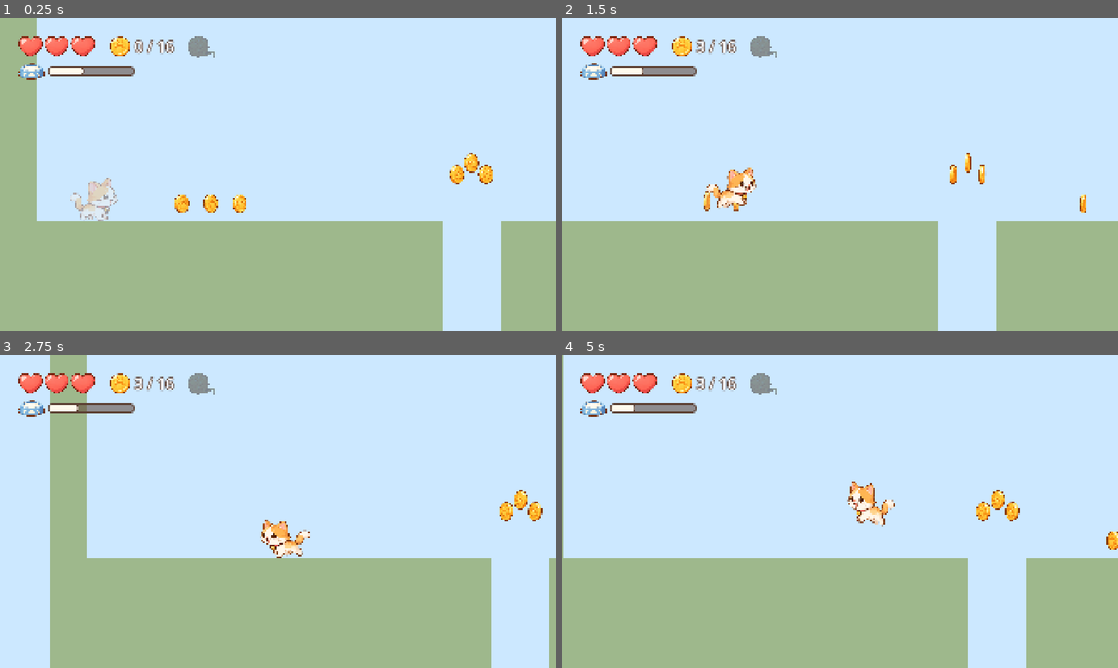
Above: before the commit, frames 1-4 (two rows, left to right).
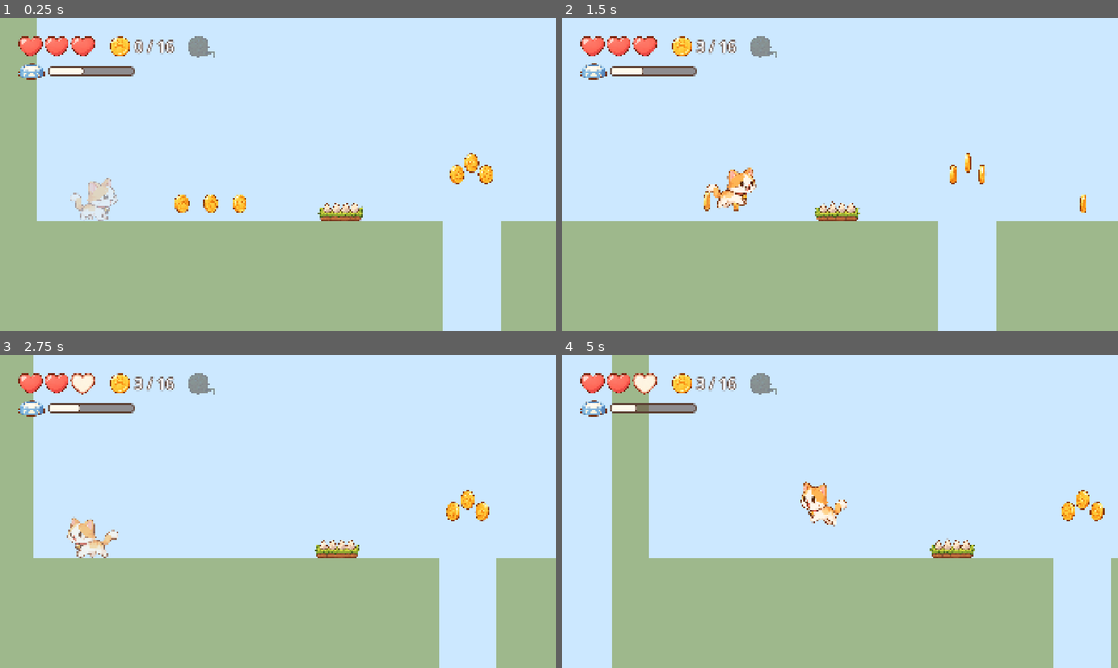
Above: after the commit, the same moments.

Repository: roshnikumari-21/wiwiwi
Game: Godot game, scene res://scenes/levels/w1/level_w1_01.tscn
The game is run twice, just before and just after one commit, with the same random seed, the same clock (stepped at 60 frames per second) and the same inputs.
Inputs (mouse positions are in pixels of both pictures, inside the frame that each line leads up to):
- Up to frame 1 (0.25 s): no input
- Up to frame 2 (1.5 s): move the mouse to (962, 158) at 0.52 s; hold Right (move_right) from 0.53 s (still down); tap Space (jump) at 0.6, 0.77, 1.07, 1.35 s; click (962, 158) at 0.67 s; move the mouse to (728, 190) at 1.27 s
- Up to frame 3 (2.75 s): tap Space (jump) at 1.52, 1.82, 2.1 s; move the mouse to (333, 442) at 2.02 s; release Right (move_right) at 2.03 s; hold Left (move_left) from 2.03 s (still down)
- Up to frame 4 (5 s): move the mouse to (812, 574) at 2.77 s; release Left (move_left) at 2.78 s; hold Right (move_right) 2.78-4.28 s; tap Space (jump) at 2.85, 3.02, 3.32, 3.6, 3.77, 4.07, 4.35, 4.52, 4.82 s; click (812, 574) at 2.92 s; move the mouse to (1006, 558) at 3.52 s; move the mouse to (673, 464) at 4.27 s; hold Left (move_left) from 4.28 s (still down)

The runs differ from the first frame. In frame 1, 0.4% of the frame differs, in the area x 57-66%, y 59-65%; in frame 2, 0.4%; in frame 3, 19%, in the area x 0-99%, y 0-100%; in frame 4, 17%.

Commit message:
M1: spikes and slime with a shared hurt rule
Hazards announce player_hurt; the level takes a heart, shows a short
hurt pose and respawns at the flag with safe time. Slime patrols,
can be stomped (cat bounces) and hurts on side contact.

Co-Authored-By: Claude Opus 5.5 <noreply@anthropic.com>

Diff:
--- a/autoload/events.gd
+++ b/autoload/events.gd
@@ -5,6 +5,8 @@
 signal coin_collected
 signal yarn_collected
 signal hearts_changed(hearts: int)
+signal player_hurt                     ## a hazard or enemy touched the cat
+signal enemy_stomped
 signal energy_changed(energy: float)   ## 0..1
 signal milk_drunk
 signal checkpoint_reached(respawn_position: Vector2)
--- /dev/null
+++ b/dev/m1_hazards_test.gd
@@ -0,0 +1,72 @@
+extends SceneTree
+## Headless check of spikes and the slime in level 1-1: hurt + respawn, safe time, side hit, stomp.
+## Run: godot --headless --path . --script res://dev/m1_hazards_test.gd
+
+const LEVEL := "res://scenes/levels/w1/level_w1_01.tscn"
+const SPIKES_AT := Vector2(1050, 900)
+
+var _fails := 0
+var _stomps := 0
+
+func _initialize() -> void:
+	_run.call_deferred()
+
+func _run() -> void:
+	var gs = root.get_node("GameState")
+	root.get_node("Events").enemy_stomped.connect(func(): _stomps += 1)
+	var level = load(LEVEL).instantiate()
+	root.add_child(level)
+	var player = level.get_node("Player")
+	await _frames(80)   # let the start-of-level safe time run out
+
+	# Spikes
+	await _place(player, SPIKES_AT)
+	_check("spikes cost a heart", gs.hearts == 2, gs.hearts)
+	_check("hurt pose", player.frozen and player.sprite.animation == "hurt", player.sprite.animation)
+	await _frames(50)
+	_check("back at the start after the pause", player.global_position.distance_to(Vector2(200, 900)) < 5 and not player.frozen, player.global_position)
+	await _place(player, SPIKES_AT)
+	_check("safe right after respawn", gs.hearts == 2, gs.hearts)
+	await _frames(80)
+	player.global_position = Vector2(600, 900)
+	await _place(player, SPIKES_AT)
+	_check("hurt again once safe time ends", gs.hearts == 1, gs.hearts)
+	await _frames(130)
+
+	# Slime: walking into its side hurts
+	var slime = level.get_node("Objects/Slime")
+	_check("slime patrols", abs(slime.velocity.x) > 50.0, slime.velocity)
+	gs.hearts = 3
+	await _place(player, slime.global_position + Vector2(-40, 0))
+	_check("slime side-hit costs a heart", gs.hearts == 2, gs.hearts)
+	await _frames(130)
+
+	# Slime: landing on top squashes it and bounces the cat, no heart lost
+	player.global_position = slime.global_position + Vector2(0, -90)
+	player.velocity = Vector2(0, 600)
+	for i in 10:   # touch is reported a frame late; stop as soon as the stomp lands
+		await physics_frame
+		if _stomps > 0:
+			break
+	_check("stomp: slime squashed", _stomps == 1 and slime.sprite.animation == "squash", [_stomps, slime.sprite.animation])
+	_check("stomp: cat bounces up", player.velocity.y < -500.0, player.velocity.y)
+	_check("stomp: no heart lost", gs.hearts == 2, gs.hearts)
+	await _frames(70)
+	_check("squashed slime goes away", not is_instance_valid(slime), "")
+
+	print("RESULT: %s" % ("ALL PASS" if _fails == 0 else "%d FAILED" % _fails))
+	quit(_fails)
+
+func _place(player, at: Vector2) -> void:
+	player.global_position = at
+	player.velocity = Vector2.ZERO
+	await _frames(4)
+
+func _frames(n: int) -> void:
+	for i in n:
+		await physics_frame
+
+func _check(name: String, ok: bool, got) -> void:
+	if not ok:
+		_fails += 1
+	print("%s  %s  (%s)" % ["PASS" if ok else "FAIL", name, str(got)])
--- /dev/null
+++ b/scenes/actors/enemies/slime.gd
@@ -0,0 +1,56 @@
+class_name Slime
+extends CharacterBody2D
+## World 1 slime. Patrols left and right around where it was placed. Landing on top squashes it
+## (the cat bounces); touching it from the side costs a heart. Origin = bottom centre.
+
+@export var speed: float = 90.0
+@export var patrol_distance: float = 220.0   ## how far it wanders each way from its start
+@export var start_left: bool = false
+
+const GRAVITY := 3000.0
+const STOMP_HEIGHT := 40.0   ## the cat's feet must be at least this far above the slime's base
+
+@onready var sprite: AnimatedSprite2D = $Sprite
+@onready var hitbox: Area2D = $Hitbox
+
+var _home_x: float
+var _dir := 1.0
+var _squashed := false
+
+func _ready() -> void:
+	_home_x = global_position.x
+	_dir = -1.0 if start_left else 1.0
+
+func _physics_process(delta: float) -> void:
+	if _squashed:
+		return
+	velocity.y += GRAVITY * delta
+	var dx := global_position.x - _home_x
+	if (dx > patrol_distance and _dir > 0.0) or (dx < -patrol_distance and _dir < 0.0) or is_on_wall():
+		_dir = -_dir
+	velocity.x = _dir * speed
+	sprite.flip_h = _dir < 0.0   # the art faces right
+	move_and_slide()
+	_check_cat()
+
+func _check_cat() -> void:
+	for body in hitbox.get_overlapping_bodies():
+		if not body is Player or body.frozen:   # ignore her while she's in the hurt pose
+			continue
+		var cat := body as Player
+		if cat.velocity.y > 0.0 and cat.global_position.y < global_position.y - STOMP_HEIGHT:
+			cat.stomp_bounce_up()
+			_squash()
+		elif cat.can_be_hurt():
+			Events.player_hurt.emit()
+
+func _squash() -> void:
+	_squashed = true
+	Events.enemy_stomped.emit()
+	collision_layer = 0
+	hitbox.set_deferred("monitoring", false)
+	sprite.play("squash")
+	var t := create_tween()
+	t.tween_interval(0.5)
+	t.tween_property(self, "modulate:a", 0.0, 0.3)
+	t.tween_callback(queue_free)
--- /dev/null
+++ b/scenes/actors/enemies/slime.tscn
@@ -0,0 +1,66 @@
+[gd_scene format=3]
+
+[ext_resource type="Script" path="res://scenes/actors/enemies/slime.gd" id="1_script"]
+[ext_resource type="Texture2D" path="res://assets/art/enemies/slime/slime_idle.png" id="2_idle"]
+[ext_resource type="Texture2D" path="res://assets/art/enemies/slime/slime_move_0.png" id="3_m0"]
+[ext_resource type="Texture2D" path="res://assets/art/enemies/slime/slime_move_1.png" id="4_m1"]
+[ext_resource type="Texture2D" path="res://assets/art/enemies/slime/slime_squash.png" id="5_squash"]
+
+[sub_resource type="SpriteFrames" id="SpriteFrames_slime"]
+animations = [{
+"frames": [{
+"duration": 1.0,
+"texture": ExtResource("2_idle")
+}, {
+"duration": 1.0,
+"texture": ExtResource("3_m0")
+}, {
+"duration": 1.0,
+"texture": ExtResource("4_m1")
+}, {
+"duration": 1.0,
+"texture": ExtResource("3_m0")
+}],
+"loop": true,
+"name": &"move",
+"speed": 6.0
+}, {
+"frames": [{
+"duration": 1.0,
+"texture": ExtResource("5_squash")
+}],
+"loop": false,
+"name": &"squash",
+"speed": 1.0
+}]
+
+[sub_resource type="RectangleShape2D" id="RectangleShape2D_body"]
+size = Vector2(100, 64)
+
+[sub_resource type="RectangleShape2D" id="RectangleShape2D_hit"]
+size = Vector2(112, 76)
+
+[node name="Slime" type="CharacterBody2D" groups=["enemies"]]
+collision_layer = 4
+collision_mask = 1
+floor_snap_length = 12.0
+script = ExtResource("1_script")
+
+[node name="Sprite" type="AnimatedSprite2D" parent="."]
+scale = Vector2(0.32, 0.32)
+sprite_frames = SubResource("SpriteFrames_slime")
+animation = &"move"
+autoplay = "move"
+offset = Vector2(0, -133.5)
+
+[node name="Body" type="CollisionShape2D" parent="."]
+position = Vector2(0, -32)
+shape = SubResource("RectangleShape2D_body")
+
+[node name="Hitbox" type="Area2D" parent="."]
+collision_layer = 0
+collision_mask = 2
+
+[node name="Shape" type="CollisionShape2D" parent="Hitbox"]
+position = Vector2(0, -38)
+shape = SubResource("RectangleShape2D_hit")
--- a/scenes/actors/player/player.gd
+++ b/scenes/actors/player/player.gd
@@ -17,6 +17,10 @@
 @export var coyote_time: float = 0.12      ## can still jump this long after walking off a ledge
 @export var jump_buffer: float = 0.12      ## a jump pressed this long before landing still counts
 
+@export_group("Hurt")
+@export var safe_time: float = 1.2         ## after a respawn, hazards can't hurt her for this long
+@export var stomp_bounce: float = 0.7      ## bounce off a stomped enemy, as a share of a full jump
+
 @export_group("Energy")
 @export var energy_seconds: float = 35.0   ## seconds of moving on a full tank
 @export var tired_speed: float = 0.65      ## share of run speed left when energy is empty (never a fail)
@@ -30,6 +34,7 @@
 var _breath_time := 0.0
 var energy := 1.0 : set = set_energy   ## 0..1; drains while moving, milk refills it
 var frozen := false     ## true when the level is over: no input, gravity only
+var _safe_left := 0.0   ## seconds of "can't be hurt" left
 var _walk_target := NAN ## while frozen, the game can walk her to this x (e.g. into the girl's arms)
 
 signal arrived          ## reached the walk_to() target
@@ -55,6 +60,7 @@
 	_breathe(delta)
 
 func _physics_process(delta: float) -> void:
+	_safe_left = max(_safe_left - delta, 0.0)
 	_apply_gravity(delta)
 	if frozen:
 		_auto_walk(delta)
@@ -169,8 +175,11 @@
 	velocity = Vector2.ZERO
 	_in_jump = false
 	_fall_peak_speed = 0.0
+	frozen = false
+	_safe_left = safe_time
 	sprite.flip_h = false
-	var blink := create_tween().set_loops(4)
+	sprite.play("idle")
+	var blink := create_tween().set_loops(7)
 	blink.tween_property(sprite, "modulate:a", 0.3, 0.08)
 	blink.tween_property(sprite, "modulate:a", 1.0, 0.08)
 
@@ -192,6 +201,23 @@
 		velocity.x = sign(dx) * run_speed * 0.5
 		sprite.flip_h = dx < 0.0
 
+## Hazards ask this before hurting her (just respawned, or already hurt).
+func can_be_hurt() -> bool:
+	return _safe_left <= 0.0 and not frozen
+
+## Got hurt: a little knock-back hop and the hurt pose; the level decides what happens next.
+func knock_back() -> void:
+	frozen = true
+	var away := 1.0 if sprite.flip_h else -1.0
+	velocity = Vector2(away * 220.0, _jump_speed * 0.45)
+	sprite.play("hurt")
+
+## Landed on an enemy: bounce up (holding jump doesn't matter, it's always the same bounce).
+func stomp_bounce_up() -> void:
+	velocity.y = _jump_speed * stomp_bounce
+	_in_jump = true
+	_do_squash(Vector2(0.85, 1.15))
+
 ## Out of hearts: stop and look sad.
 func give_up() -> void:
 	frozen = true
--- a/scenes/levels/level.gd
+++ b/scenes/levels/level.gd
@@ -20,6 +20,7 @@
 var _fall_line: float
 var _respawn_point: Vector2
 var _over := false   ## true once the level is won or lost
+const HURT_PAUSE := 0.7  ## seconds of the hurt pose before she reappears at the flag
 
 func _ready() -> void:
 	bounds = _terrain_bounds()
@@ -30,6 +31,7 @@
 	_fall_line = bounds.end.y + fall_margin
 
 	Events.checkpoint_reached.connect(func(point: Vector2): _respawn_point = point)
+	Events.player_hurt.connect(_on_hurt)
 	for goal in get_tree().get_nodes_in_group("goal"):
 		goal.reached.connect(_on_goal_reached.bind(goal))
 	hud.restart_pressed.connect(restart)
@@ -41,7 +43,7 @@
 	_respawn()
 
 func _physics_process(_delta: float) -> void:
-	if not _over and player.global_position.y > _fall_line:
+	if not _over and not player.frozen and player.global_position.y > _fall_line:
 		_on_fell()
 
 ## Fell in a pit: lose a heart. Back to the last flag if any hearts are left, otherwise the level is lost.
@@ -49,10 +51,25 @@
 	if GameState.lose_heart():
 		_respawn()
 	else:
-		_over = true
-		touch_controls.hide()
-		player.give_up()
-		Events.level_failed.emit()
+		_fail()
+
+## Spikes or an enemy: lose a heart, a short hurt pose, then back to the last flag (or the level is lost).
+func _on_hurt() -> void:
+	if _over or not player.can_be_hurt():
+		return
+	player.knock_back()
+	if GameState.lose_heart():
+		await get_tree().create_timer(HURT_PAUSE).timeout
+		if not _over:
+			_respawn()
+	else:
+		_fail()
+
+func _fail() -> void:
+	_over = true
+	touch_controls.hide()
+	player.give_up()
+	Events.level_failed.emit()
 
 func _on_goal_reached(goal: Node) -> void:
 	if _over:
--- a/scenes/levels/w1/level_w1_01.tscn
+++ b/scenes/levels/w1/level_w1_01.tscn
@@ -7,6 +7,8 @@
 [ext_resource type="PackedScene" path="res://scenes/objects/checkpoint.tscn" id="5_flag"]
 [ext_resource type="PackedScene" path="res://scenes/objects/goal_girl.tscn" id="6_goal"]
 [ext_resource type="PackedScene" path="res://scenes/objects/milk_bowl.tscn" id="7_milk"]
+[ext_resource type="PackedScene" path="res://scenes/objects/spikes.tscn" id="8_spikes"]
+[ext_resource type="PackedScene" path="res://scenes/actors/enemies/slime.tscn" id="9_slime"]
 
 [node name="LevelW1_01" instance=ExtResource("1_base")]
 level_id = "w1_01"
@@ -109,3 +111,10 @@
 
 [node name="MilkBowl" parent="Objects" instance=ExtResource("7_milk")]
 position = Vector2(2250, 900)
+
+[node name="Spikes" parent="Objects" instance=ExtResource("8_spikes")]
+position = Vector2(1050, 900)
+
+[node name="Slime" parent="Objects" instance=ExtResource("9_slime")]
+position = Vector2(4450, 900)
+patrol_distance = 200.0
--- /dev/null
+++ b/scenes/objects/spikes.gd
@@ -0,0 +1,7 @@
+extends Area2D
+## Spikes: touching them costs a heart. Origin = bottom centre (sits on the ground).
+
+func _physics_process(_delta: float) -> void:
+	for body in get_overlapping_bodies():
+		if body is Player and body.can_be_hurt():
+			Events.player_hurt.emit()
--- /dev/null
+++ b/scenes/objects/spikes.tscn
@@ -0,0 +1,21 @@
+[gd_scene format=3]
+
+[ext_resource type="Script" path="res://scenes/objects/spikes.gd" id="1_script"]
+[ext_resource type="Texture2D" path="res://assets/art/objects/spikes.png" id="2_spikes"]
+
+[sub_resource type="RectangleShape2D" id="RectangleShape2D_spikes"]
+size = Vector2(130, 36)
+
+[node name="Spikes" type="Area2D"]
+collision_layer = 16
+collision_mask = 2
+script = ExtResource("1_script")
+
+[node name="Sprite" type="Sprite2D" parent="."]
+scale = Vector2(0.36, 0.36)
+texture = ExtResource("2_spikes")
+offset = Vector2(0, -91)
+
+[node name="Shape" type="CollisionShape2D" parent="."]
+position = Vector2(0, -20)
+shape = SubResource("RectangleShape2D_spikes")
Binary file added: assets/art/enemies/slime/slime_idle.png
Not shown, added: assets/art/enemies/slime/slime_idle.png.import
Binary file added: assets/art/enemies/slime/slime_move_0.png
Not shown, added: assets/art/enemies/slime/slime_move_0.png.import
Binary file added: assets/art/enemies/slime/slime_move_1.png
Not shown, added: assets/art/enemies/slime/slime_move_1.png.import
Binary file added: assets/art/enemies/slime/slime_squash.png
Not shown, added: assets/art/enemies/slime/slime_squash.png.import
Not shown, added: dev/m1_hazards_test.gd.uid
Not shown, added: scenes/actors/enemies/slime.gd.uid
Not shown, added: scenes/objects/spikes.gd.uid
Not shown, changed: plan.md
